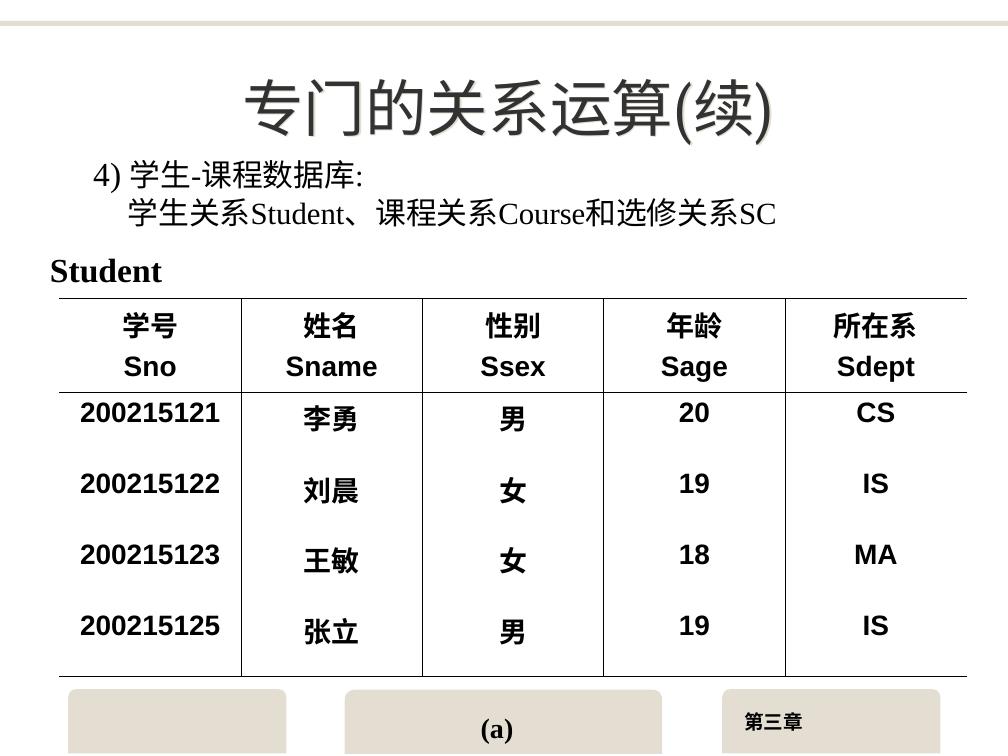
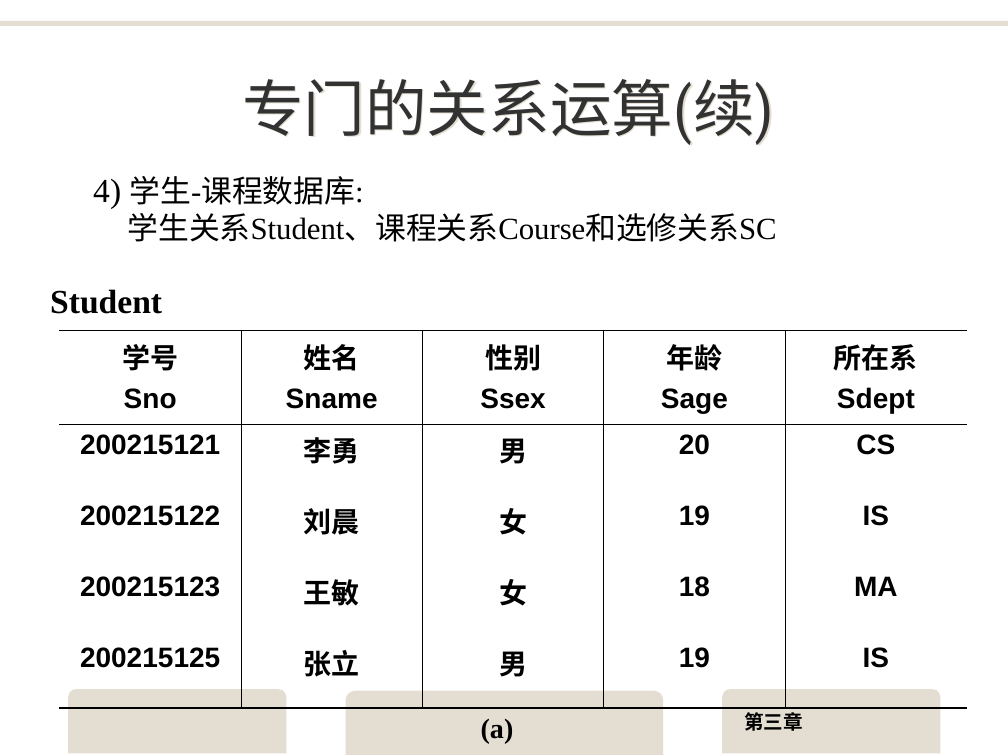
Before and after one commit to yuanba/Study, a slide deck: slide 44 of MySQL/DB-ppt/3关系数据库.ppt. Drawn at 1008x756 pixels with LibreOffice and Linux fonts; fonts in the diff are those of the drawing; background and template pictures are left out. Boxes give left, top, right and bottom in pixels: in the first picture for what was removed or moved away, otherwise in the second. Text is boxed around its words. In the diff, an @@ line names an element or a change of style, - is before the commit and + after.

```diff
--- a/MySQL/DB-ppt/3关系数据库.ppt
+++ b/MySQL/DB-ppt/3关系数据库.ppt
@@ text "4) 学生-课程数据库:" moved from (x1=93, y1=160, x2=777, y2=227) to (x1=93, y1=176, x2=777, y2=242) @@
@@ text "Student" moved from (x1=50, y1=258, x2=162, y2=283) to (x1=50, y1=289, x2=162, y2=314) @@
@@ table moved from (x1=59, y1=298, x2=967, y2=676) to (x1=59, y1=331, x2=967, y2=709) @@
@@ freeform shape at (x1=345, y1=690, x2=663, y2=754): outline redrawn @@
```
Also in this commit, not shown: 80 other slides changed, 28 other files.
